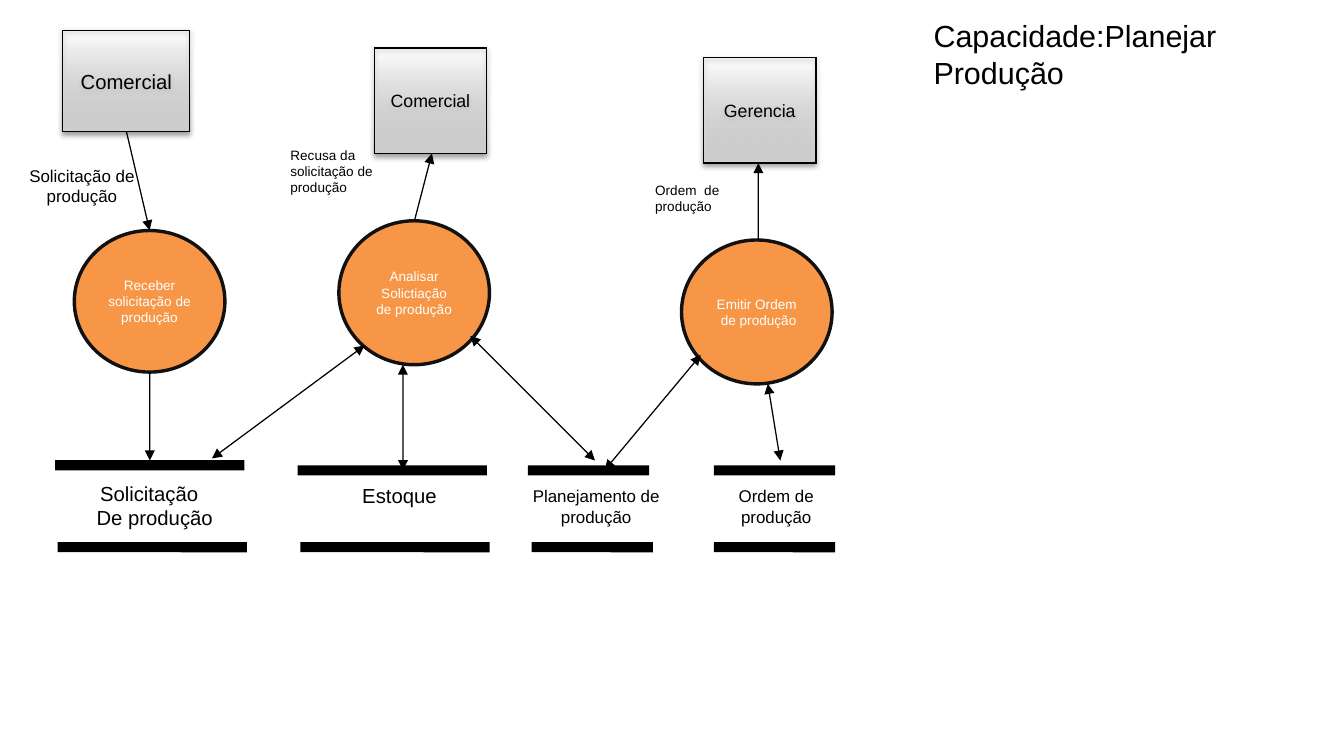
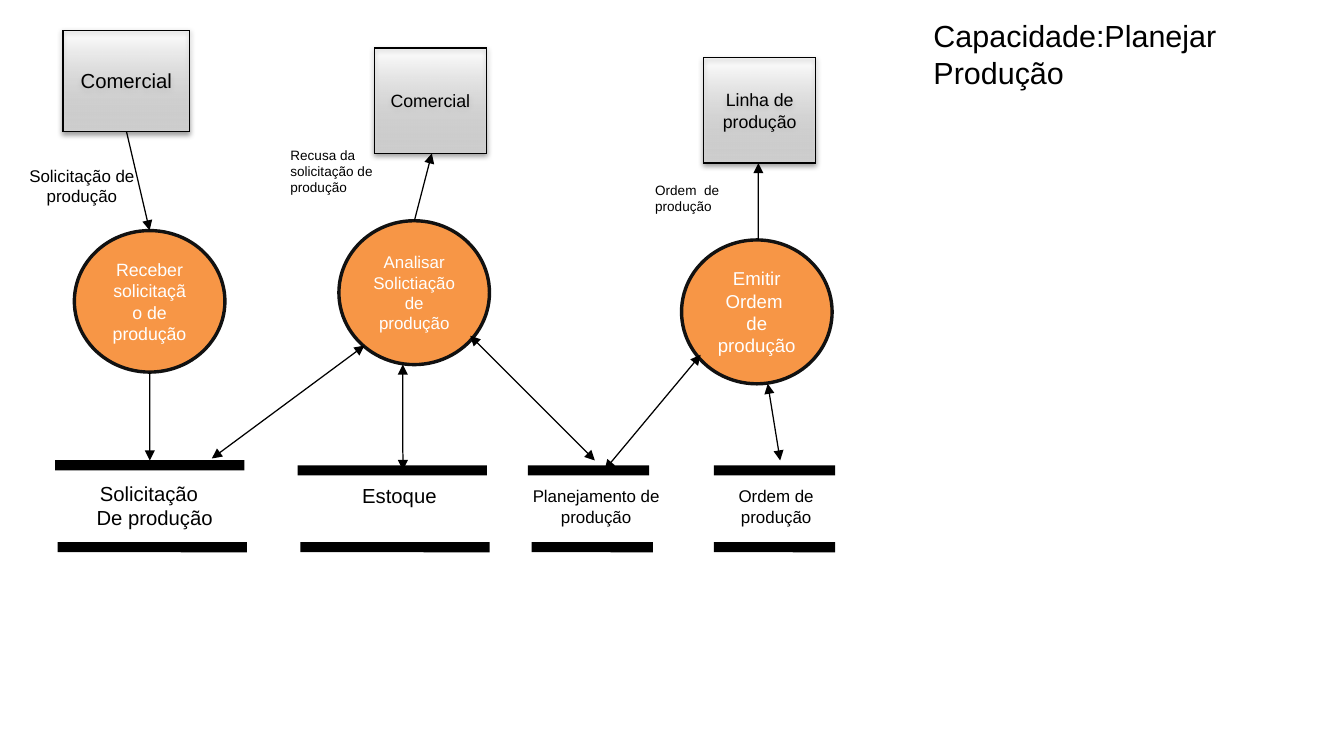
Before and after one commit to lmoraesImpacta/OPE, a slide deck: slide 1 of Artefatos/16-DFD Essencial para cada capacidade.pptx. Drawn at 1344x756 pixels with LibreOffice and Linux fonts; fonts in the diff are those of the drawing. Boxes give left, top, right and bottom in pixels: in the first picture for what was removed or moved away, otherwise in the second. Text is boxed around its words. In the diff, an @@ line names an element or a change of style, - is before the commit and + after.

```diff
--- a/Artefatos/16-DFD Essencial para cada capacidade.pptx
+++ b/Artefatos/16-DFD Essencial para cada capacidade.pptx
@@ text in rectangle at bbox=[723, 93, 797, 132]: text changed @@
-Gerencia
+Linha de produção
@@ ellipse "Receber solicitação de produção" at bbox=[74, 231, 226, 372]: size 8 to 10.5 pt @@
@@ ellipse "Analisar Solictiação de produção" at bbox=[339, 221, 490, 365]: size 8 to 10 pt @@
@@ ellipse "Emitir Ordem de produção" at bbox=[682, 240, 833, 384]: size 8 to 11 pt @@
@@ freeform shape at bbox=[402, 365, 402, 471]: outline redrawn @@
```
Also in this commit, not shown: 2 other slides changed, 1 slide added, 2 other files.
